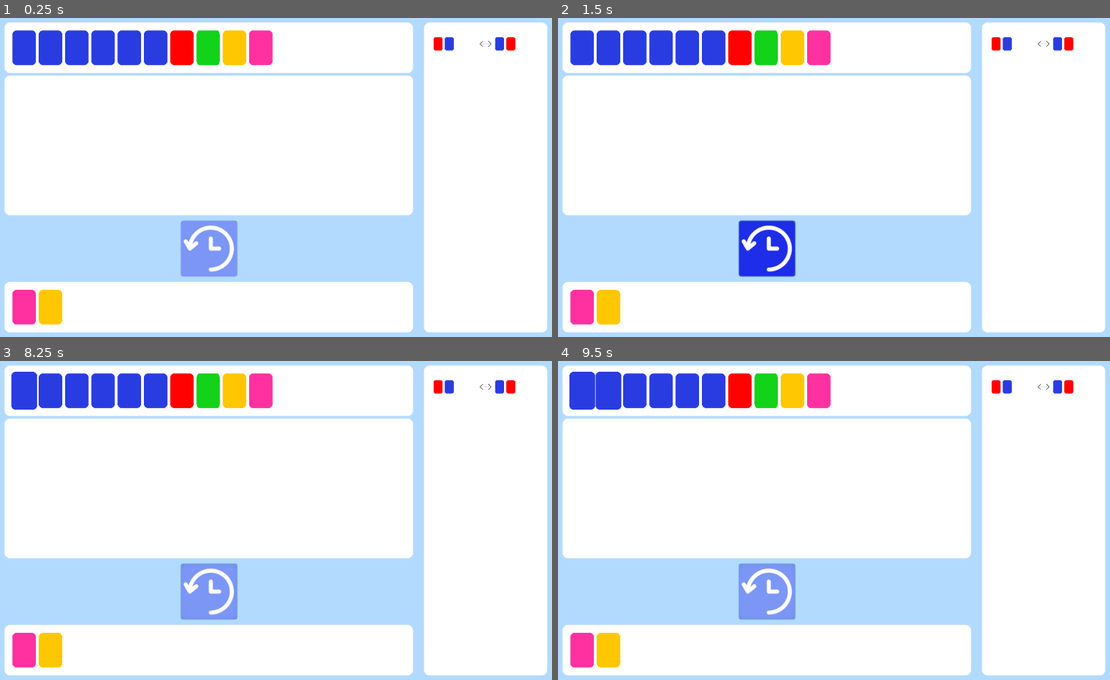
Above: before the commit, frames 1-4 (two rows, left to right).
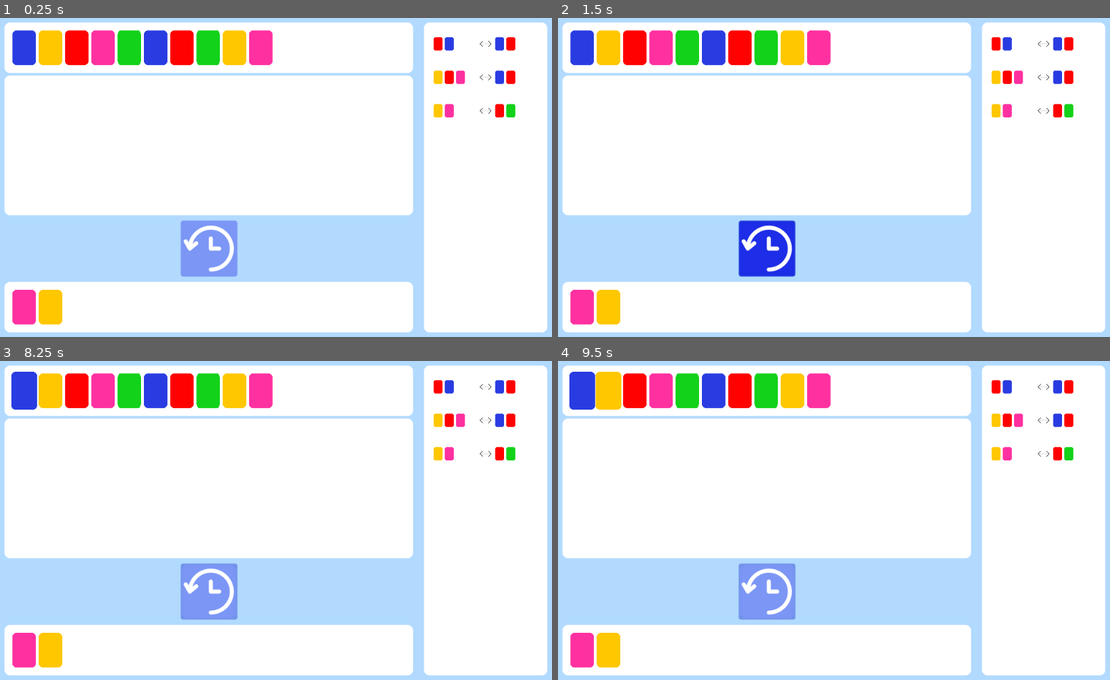
Above: after the commit, the same moments.

Repository: Pertatis/ProjetDomino
Game: Godot game, scene res://Scenes/Resolution.tscn
The game is run twice, just before and just after one commit, with the same random seed, the same clock (stepped at 60 frames per second) and the same inputs. This scene is started directly instead of the project's main scene.
Inputs (mouse positions are in pixels of both pictures, inside the frame that each line leads up to):
- Up to frame 1 (0.25 s): no input
- Up to frame 2 (1.5 s): click (1043, 43) at 0.52 s; click (767, 247) at 1.25 s
- Up to frame 3 (8.25 s): click (485, 386) at 2.02 s; click (209, 590) at 2.75 s; click (485, 386) at 3.52 s; click (209, 590) at 4.25 s; tap Enter at 5, 6.5, 8 s; move the mouse to (436, 386) at 5.02 s; click (436, 386) at 5.17 s; tap Space at 5.75, 7.25 s; move the mouse to (447, 386) at 5.77 s; click (447, 386) at 5.92 s; move the mouse to (502, 386) at 6.52 s; click (502, 386) at 6.67 s; move the mouse to (513, 386) at 7.27 s; click (513, 386) at 7.42 s; move the mouse to (22, 389) at 8.02 s; click (22, 389) at 8.17 s
- Up to frame 4 (9.5 s): tap Space at 8.75 s; move the mouse to (607, 389) at 8.77 s; click (607, 389) at 8.92 s

The runs differ from the first frame. In frame 1, 2.5% of the frame differs, in the area x 7-94%, y 3-32%; in frame 2, 2.5%; in frame 3, 2.5%; in frame 4, 2.6%, in the area x 6-94%, y 3-32%.

Commit message:
added rules highlighting

Diff:
--- a/Global.gd
+++ b/Global.gd
@@ -78,7 +78,7 @@
 		return inst
 
 func make_level1():
-	var one = ['B','B','B','B','B','B','R','G','Y','P']
+	var one = ['B','Y','R','P','G','B','R','G','Y','P']
 	var two = ['P','Y']
 	var regles:Array = []
 	var temp = []
@@ -87,6 +87,16 @@
 	temp.append(Array(['B','R']))
 
 	regles.append(temp)
+	temp = []
+	temp.append(Array(['Y','R','P']))
+	temp.append(Array(['B','R']))
+
+	regles.append(temp)
+	temp = []
+	temp.append(Array(['Y','P']))
+	temp.append(Array(['R','G']))
+
+	regles.append(temp)
 	level1["Base"]=one.duplicate()
 	level1["Obj"]=two.duplicate()
 	level1["Reg"]=regles.duplicate()
--- a/Scenes/Edition.gd
+++ b/Scenes/Edition.gd
@@ -146,6 +146,7 @@
 	if $"%PanelRegles".get_child_count() -1 < max_nb_regles :
 		var instance_regle = regle_inst.instance()
 		instance_regle.position = $"%ReglePoint".position + (Vector2.DOWN * 60 * ($"%PanelRegles".get_child_count() - 1))
+		instance_regle.get_children()[1].mouse_default_cursor_shape = 2
 		instance_regle.connect("regle_activer",self,"regle_activer_handle")
 		instance_regle.connect("regle_supprimer",self,"regle_supprimer_handle")
 		$"%PanelRegles".add_child(instance_regle)
--- a/Scenes/Resolution.gd
+++ b/Scenes/Resolution.gd
@@ -11,6 +11,7 @@
 var test
 
 var selected_dominos:Array
+var selected_dominos_type:Array
 
 func _ready():
 	test = Global.level1
@@ -77,16 +78,55 @@
 
 func select_domino_handle(id):
 	print(id)
+	# si n'existe pas, le rajoute
 	if not selected_dominos.has(id):
 		selected_dominos.append(id)
+		selected_dominos.sort()
+		# rajoute tous les autres dominos si on sélectionne des dominos non contigues
+		for i in range(selected_dominos[0] + 1,selected_dominos[selected_dominos.size() - 1]):
+			if not selected_dominos.has(i):
+				selected_dominos.append(i)
 	else:
-		selected_dominos.erase(id)
+		if id == selected_dominos[0] or id == selected_dominos[selected_dominos.size() - 1]:
+			selected_dominos.erase(id)
+		else:
+			# supprimer de id -> fin
+			for i in range(id,selected_dominos[selected_dominos.size() - 1] + 1):
+				selected_dominos.erase(i)
 
+	selected_dominos.sort()
+	print(selected_dominos)
+
+#
 	var all_dominos = $Background/Base.get_children()
-
+	# Assigner la taille adéquate aux dominos
 	for element in all_dominos:
 		if not (element is Position2D):
 			if (element.get_index() in selected_dominos):
 				element.scale = Vector2(0.88,0.88)
 			else:
 				element.scale = Vector2(0.8,0.8)
+	get_dominos_color()
+	compare_regles()
+func get_dominos_color():
+	selected_dominos_type = []
+	var children = $Background/Base.get_children()
+	for element in selected_dominos:
+		selected_dominos_type.append(Global.get_color(children[element].filename))
+
+func compare_regles():
+	for regle in regles:
+		if selected_dominos_type == regle[0] or selected_dominos_type == regle[1]:
+			light_up_regle(regles.find(regle))
+		else:
+			darken_regle(regles.find(regle))
+
+
+func light_up_regle(number):
+	var regle = $Background/PaletteRegles.get_children()[number + 1]
+	print(regle.get_children()[0].get_children())
+	regle.get_children()[0].color = Color.beige
+
+func darken_regle(number):
+	var regle = $Background/PaletteRegles.get_children()[number + 1]
+	regle.get_children()[0].color = Color.white
